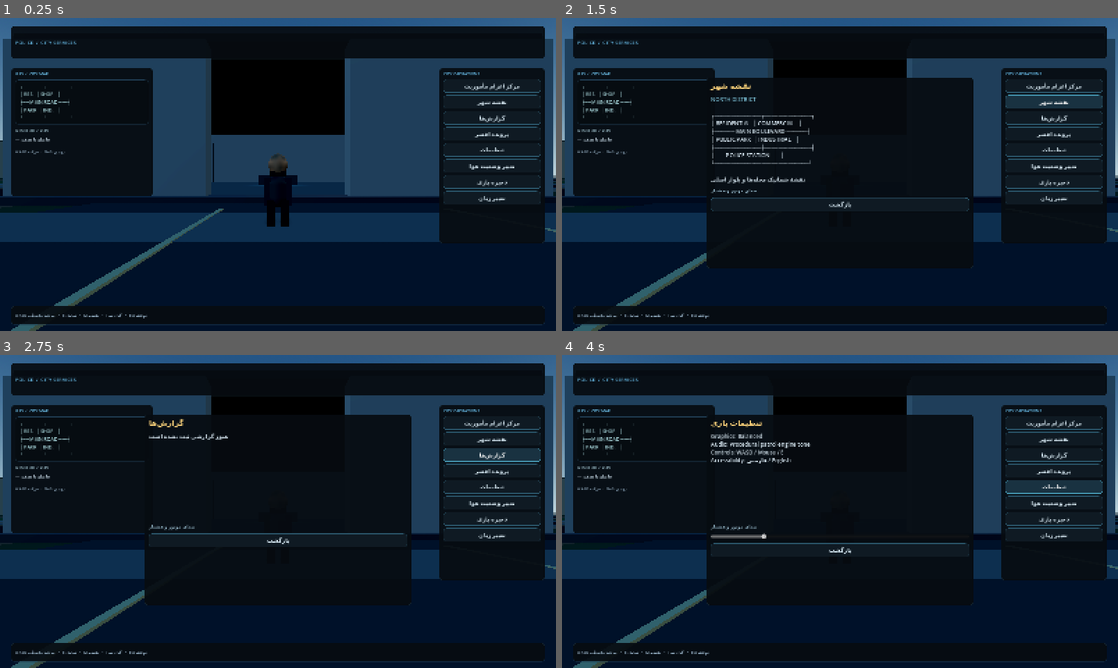
Above: before the commit, frames 1-4 (two rows, left to right).
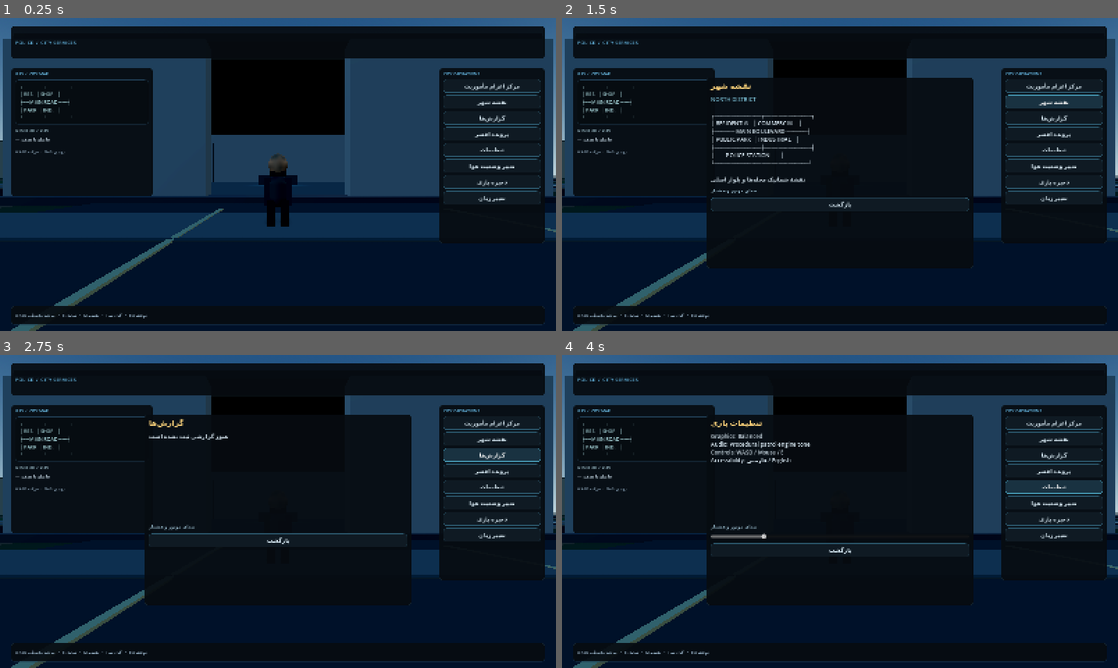
Above: after the commit, the same moments.

Repository: thedeverfankhajo-bot/Police-Simulator
Game: Godot game, scene res://scenes/boot/main.tscn
Same seed, same stepped clock (60 frames per second), same inputs: the game is played once before the commit and once after it.
Inputs:
- Up to frame 1 (0.25 s): no input
- Up to frame 2 (1.5 s): click "مرکز اعزام مأموریت" at 0.5 s; click "نقشه شهر" at 1.25 s
- Up to frame 3 (2.75 s): click "گزارش‌ها" at 2 s
- Up to frame 4 (4 s): click "پرونده افسر" at 2.75 s; click "تنظیمات" at 3.5 s

The runs differ from the first frame. In frame 1, 1.1% of the frame differs, in the area x 0-100%, y 53-72%; in frame 2, 0.4%; in frame 3, 0.4%; in frame 4, 0.4%.

Commit message:
Add modular procedural city road segments

Diff:
--- /dev/null
+++ b/scenes/city/city_road_segment.tscn
@@ -0,0 +1,6 @@
+[gd_scene load_steps=2 format=3]
+
+[ext_resource type="Script" path="res://scripts/world/city_road_segment.gd" id="1_road"]
+
+[node name="CityRoadSegment" type="Node3D"]
+script = ExtResource("1_road")
--- /dev/null
+++ b/scripts/world/city_road_segment.gd
@@ -0,0 +1,123 @@
+class_name CityRoadSegment
+extends Node3D
+
+enum Axis { NORTH_SOUTH, EAST_WEST }
+
+const ASPHALT_SHADER: Shader = preload("res://shaders/asphalt_surface.gdshader")
+
+@export_range(4.0, 20.0, 0.5) var road_width: float = 8.0
+@export_range(40.0, 400.0, 1.0) var segment_length: float = 220.0
+@export_range(2.0, 5.0, 0.25) var sidewalk_width: float = 3.0
+@export_range(6.0, 24.0, 1.0) var dash_spacing: float = 12.0
+@export var axis: Axis = Axis.NORTH_SOUTH
+
+var _built: bool = false
+
+func configure(width: float, length: float, orientation: Axis) -> void:
+	if _built or is_inside_tree():
+		push_warning("CityRoadSegment cannot be reconfigured after it enters the scene tree.")
+		return
+	if not is_finite(width) or not is_finite(length) or width <= 0.0 or length <= 0.0:
+		push_error("CityRoadSegment requires finite, positive dimensions.")
+		return
+	road_width = clampf(width, 4.0, 20.0)
+	segment_length = clampf(length, 40.0, 400.0)
+	axis = orientation
+
+func _ready() -> void:
+	_build_geometry()
+
+func _build_geometry() -> void:
+	if _built:
+		return
+	_built = true
+
+	if axis == Axis.EAST_WEST:
+		rotation.y = PI * 0.5
+
+	var road_mesh := PlaneMesh.new()
+	road_mesh.size = Vector2(road_width, segment_length)
+	road_mesh.subdivide_width = 1
+	road_mesh.subdivide_depth = maxi(1, int(ceil(segment_length / 40.0)))
+
+	var asphalt_material := ShaderMaterial.new()
+	asphalt_material.shader = ASPHALT_SHADER
+	asphalt_material.set_shader_parameter("surface_dimensions", Vector2(road_width, segment_length))
+	asphalt_material.set_shader_parameter("asphalt_color", Vector3(0.105, 0.12, 0.135))
+
+	var surface := MeshInstance3D.new()
+	surface.name = "RoadSurface"
+	surface.mesh = road_mesh
+	surface.material_override = asphalt_material
+	surface.position.y = 0.045
+	surface.cast_shadow = GeometryInstance3D.SHADOW_CASTING_SETTING_OFF
+	add_child(surface)
+
+	_build_curb_and_sidewalks()
+	_build_lane_markings()
+
+func _build_curb_and_sidewalks() -> void:
+	var curb_material := _material(Color(0.28, 0.31, 0.32), 0.88)
+	var sidewalk_material := _material(Color(0.43, 0.46, 0.46), 0.94)
+
+	for side: float in [-1.0, 1.0]:
+		var side_name := "Left" if side < 0.0 else "Right"
+		_add_box(
+			"Curb" + side_name,
+			Vector3(side * (road_width * 0.5 + 0.08), 0.11, 0.0),
+			Vector3(0.16, 0.20, segment_length),
+			curb_material
+		)
+		_add_box(
+			"Sidewalk" + side_name,
+			Vector3(side * (road_width * 0.5 + sidewalk_width * 0.5), 0.08, 0.0),
+			Vector3(sidewalk_width, 0.22, segment_length),
+			sidewalk_material
+		)
+
+func _build_lane_markings() -> void:
+	var center_material := _material(Color(0.82, 0.77, 0.62), 0.82)
+	var edge_material := _material(Color(0.78, 0.81, 0.79), 0.84)
+
+	var dash_mesh := BoxMesh.new()
+	dash_mesh.size = Vector3(0.13, 0.025, 4.2)
+	var dash_batch := MultiMesh.new()
+	dash_batch.transform_format = MultiMesh.TRANSFORM_3D
+	dash_batch.mesh = dash_mesh
+	dash_batch.instance_count = maxi(1, int(floor(segment_length / dash_spacing)))
+
+	for index in range(dash_batch.instance_count):
+		var local_z := -segment_length * 0.5 + dash_spacing * 0.5 + float(index) * dash_spacing
+		dash_batch.set_instance_transform(index, Transform3D(Basis.IDENTITY, Vector3(0.0, 0.0, local_z)))
+
+	var center_line := MultiMeshInstance3D.new()
+	center_line.name = "CenterLineDashes"
+	center_line.multimesh = dash_batch
+	center_line.material_override = center_material
+	center_line.position.y = 0.078
+	center_line.cast_shadow = GeometryInstance3D.SHADOW_CASTING_SETTING_OFF
+	add_child(center_line)
+
+	for side: float in [-1.0, 1.0]:
+		_add_box(
+			"EdgeLine" + ("Left" if side < 0.0 else "Right"),
+			Vector3(side * (road_width * 0.5 - 0.30), 0.071, 0.0),
+			Vector3(0.10, 0.025, segment_length),
+			edge_material
+		)
+
+func _material(color: Color, roughness: float) -> StandardMaterial3D:
+	var result := StandardMaterial3D.new()
+	result.albedo_color = color
+	result.roughness = roughness
+	return result
+
+func _add_box(node_name: String, local_position: Vector3, dimensions: Vector3, material: Material) -> void:
+	var instance := MeshInstance3D.new()
+	instance.name = node_name
+	var mesh := BoxMesh.new()
+	mesh.size = dimensions
+	instance.mesh = mesh
+	instance.material_override = material
+	instance.position = local_position
+	add_child(instance)
--- a/scripts/world/main.gd
+++ b/scripts/world/main.gd
@@ -9,6 +9,7 @@
 const TRAFFIC_SCRIPT = preload("res://scripts/traffic/traffic_manager.gd")
 const CITY_MANAGER_SCENE: PackedScene = preload("res://scenes/city/city_manager.tscn")
 const CITY_BUILDING_SCENE: PackedScene = preload("res://scenes/city/city_building.tscn")
+const CITY_ROAD_SEGMENT_SCENE: PackedScene = preload("res://scenes/city/city_road_segment.tscn")
 
 var player: Variant
 var patrol_car: Variant
@@ -135,17 +136,10 @@
 	navigation_mesh.add_polygon(PackedInt32Array([0,1,2,3]))
 	navigation_region.navigation_mesh = navigation_mesh
 	add_child(navigation_region)
-	for road in [-100.0,-50.0,0.0,50.0,100.0]:
+	for road in [-100.0, -50.0, 0.0, 50.0, 100.0]:
 		var width := 10.0 if road == 0.0 else 7.5
-		_box(self,Vector3(road,0.01,0),Vector3(width,0.12,220),asphalt)
-		_box(self,Vector3(0,0.015,road),Vector3(220,0.12,width),asphalt)
-		_box(self,Vector3(road+width*0.5+1.5,0.08,0),Vector3(3,0.22,220),sidewalk)
-		_box(self,Vector3(road-width*0.5-1.5,0.08,0),Vector3(3,0.22,220),sidewalk)
-		_box(self,Vector3(0,0.08,road+width*0.5+1.5),Vector3(220,0.22,3),sidewalk)
-		_box(self,Vector3(0,0.08,road-width*0.5-1.5),Vector3(220,0.22,3),sidewalk)
-		for stripe in range(-96,97,12):
-			_box(self,Vector3(road,0.085,float(stripe)),Vector3(0.12,0.025,4),paint)
-			_box(self,Vector3(float(stripe),0.085,road),Vector3(4,0.025,0.12),paint)
+		_add_road_segment(Vector3(road, 0.0, 0.0), width, CityRoadSegment.Axis.NORTH_SOUTH)
+		_add_road_segment(Vector3(0.0, 0.0, road), width, CityRoadSegment.Axis.EAST_WEST)
 
 	var park := _mat(Color(0.24,0.38,0.24),0.98)
 	_box(self,Vector3(-25,0.04,25),Vector3(37,0.18,37),park)
@@ -486,6 +480,16 @@
 	building.configure(size, facade_color, district, randi())
 	add_child(building)
 
+func _add_road_segment(world_position: Vector3, width: float, orientation: CityRoadSegment.Axis) -> void:
+	var segment := CITY_ROAD_SEGMENT_SCENE.instantiate() as CityRoadSegment
+	if segment == null:
+		push_error("City road segment scene could not be instantiated.")
+		return
+	segment.name = "RoadSegment_%s_%s" % [str(orientation), str(int(absf(world_position.x + world_position.z)))]
+	segment.position = world_position
+	segment.configure(width, 220.0, orientation)
+	add_child(segment)
+
 func _box(parent: Node3D, pos: Vector3, size: Vector3, material: Material, solid: bool = false) -> MeshInstance3D:
 	var mesh := MeshInstance3D.new()
 	var cube := BoxMesh.new()
--- /dev/null
+++ b/shaders/asphalt_surface.gdshader
@@ -0,0 +1,55 @@
+shader_type spatial;
+
+uniform vec3 asphalt_color : source_color = vec3(0.105, 0.12, 0.135);
+uniform vec2 surface_dimensions = vec2(8.0, 220.0);
+
+float hash21(vec2 point) {
+	point = fract(point * vec2(123.34, 456.21));
+	point += dot(point, point + 45.32);
+	return fract(point.x * point.y);
+}
+
+float value_noise(vec2 point) {
+	vec2 cell = floor(point);
+	vec2 local = fract(point);
+	local = local * local * (3.0 - 2.0 * local);
+
+	float lower_left = hash21(cell);
+	float lower_right = hash21(cell + vec2(1.0, 0.0));
+	float upper_left = hash21(cell + vec2(0.0, 1.0));
+	float upper_right = hash21(cell + vec2(1.0, 1.0));
+
+	return mix(
+		mix(lower_left, lower_right, local.x),
+		mix(upper_left, upper_right, local.x),
+		local.y
+	);
+}
+
+float layered_noise(vec2 point) {
+	float result = 0.0;
+	float amplitude = 0.5;
+	for (int octave = 0; octave < 4; octave++) {
+		result += value_noise(point) * amplitude;
+		point = point * 2.03 + vec2(19.1, 7.7);
+		amplitude *= 0.5;
+	}
+	return result;
+}
+
+void fragment() {
+	vec2 road_space = UV * max(surface_dimensions, vec2(0.001));
+	float broad_variation = layered_noise(road_space * 0.15);
+	float aggregate = value_noise(road_space * 1.15);
+	float grain = value_noise(road_space * 16.0);
+	float wear = value_noise(road_space * 0.035);
+
+	float albedo_variation =
+		(broad_variation - 0.5) * 0.16 +
+		(aggregate - 0.5) * 0.12 +
+		(grain - 0.5) * 0.05;
+	float worn_area = smoothstep(0.62, 0.92, wear) * 0.035;
+
+	ALBEDO = asphalt_color * (0.90 + albedo_variation - worn_area);
+	ROUGHNESS = clamp(0.88 + grain * 0.08, 0.80, 0.99);
+}
--- a/tests/smoke_test.gd
+++ b/tests/smoke_test.gd
@@ -159,6 +159,54 @@
 	building.queue_free()
 	await process_frame
 
+	var road_scene := load("res://scenes/city/city_road_segment.tscn") as PackedScene
+	if road_scene == null:
+		push_error("Smoke test failed: modular city road scene could not be loaded.")
+		quit(1)
+		return
+	var vertical_road := road_scene.instantiate() as CityRoadSegment
+	if vertical_road == null:
+		push_error("Smoke test failed: modular city road script was not attached.")
+		quit(1)
+		return
+	vertical_road.configure(10.0, 220.0, CityRoadSegment.Axis.NORTH_SOUTH)
+	root.add_child(vertical_road)
+	var horizontal_road := road_scene.instantiate() as CityRoadSegment
+	if horizontal_road == null:
+		push_error("Smoke test failed: horizontal city road could not be instantiated.")
+		quit(1)
+		return
+	horizontal_road.configure(7.5, 220.0, CityRoadSegment.Axis.EAST_WEST)
+	root.add_child(horizontal_road)
+	await process_frame
+	var road_surface := vertical_road.get_node_or_null("RoadSurface") as MeshInstance3D
+	var road_plane := road_surface.mesh as PlaneMesh if road_surface != null else null
+	var asphalt_material := road_surface.material_override as ShaderMaterial if road_surface != null else null
+	var road_markings := vertical_road.get_node_or_null("CenterLineDashes") as MultiMeshInstance3D
+	if road_plane == null or not road_plane.size.is_equal_approx(Vector2(10.0, 220.0)):
+		push_error("Smoke test failed: configured road surface dimensions were not applied.")
+		quit(1)
+		return
+	if asphalt_material == null or asphalt_material.shader == null or not asphalt_material.shader.code.contains("ROUGHNESS"):
+		push_error("Smoke test failed: procedural asphalt shader did not load its PBR roughness output.")
+		quit(1)
+		return
+	if road_markings == null or road_markings.multimesh == null or road_markings.multimesh.instance_count < 10:
+		push_error("Smoke test failed: road center-line markings were not batched.")
+		quit(1)
+		return
+	if vertical_road.get_node_or_null("SidewalkLeft") == null or vertical_road.get_node_or_null("SidewalkRight") == null:
+		push_error("Smoke test failed: modular road sidewalks were not created.")
+		quit(1)
+		return
+	if not is_equal_approx(horizontal_road.rotation.y, PI * 0.5):
+		push_error("Smoke test failed: east-west road orientation was not applied.")
+		quit(1)
+		return
+	vertical_road.queue_free()
+	horizontal_road.queue_free()
+	await process_frame
+
 	var traffic_script := load("res://scripts/traffic/traffic_car.gd") as Script
 	if traffic_script == null:
 		push_error("Smoke test failed: traffic car script could not be loaded for lane checks.")
Not shown, changed: docs/ASSETS_AND_LICENSES.fa.md
Not shown, changed: docs/TECHNICAL_AUDIT.fa.md
